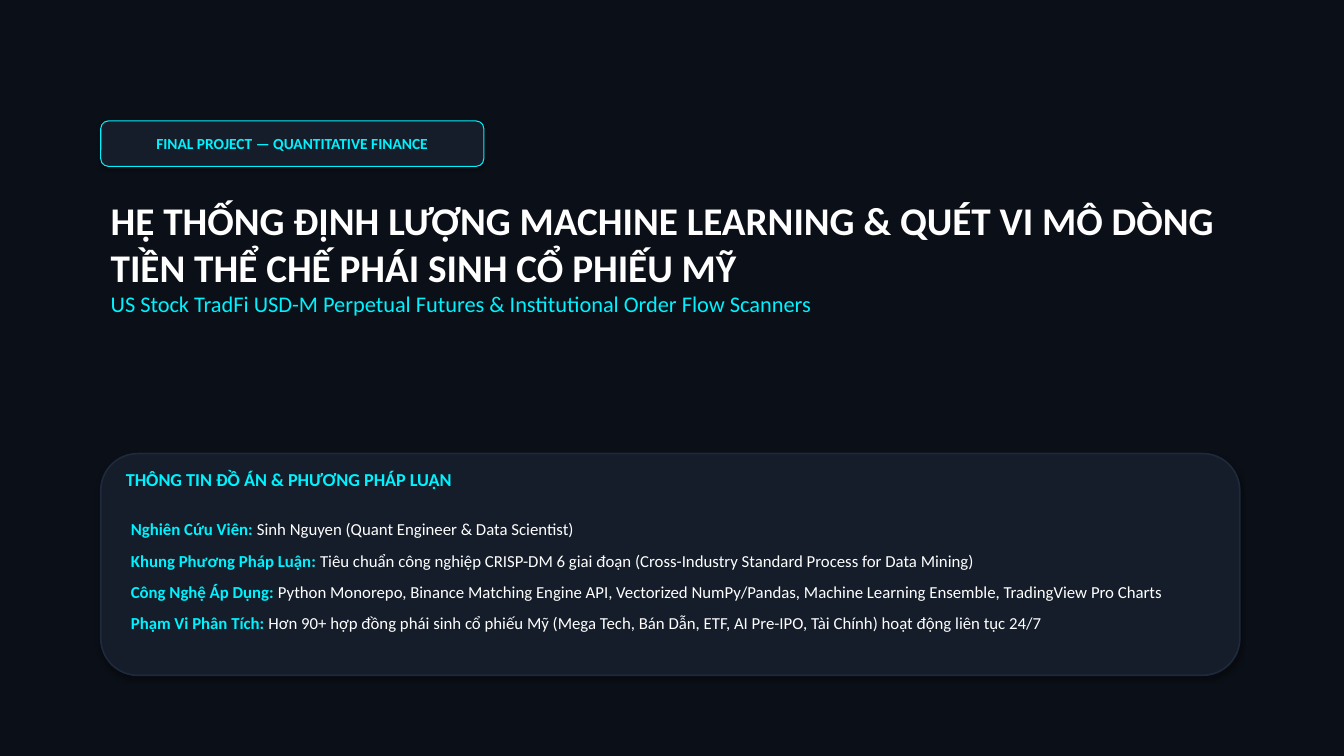
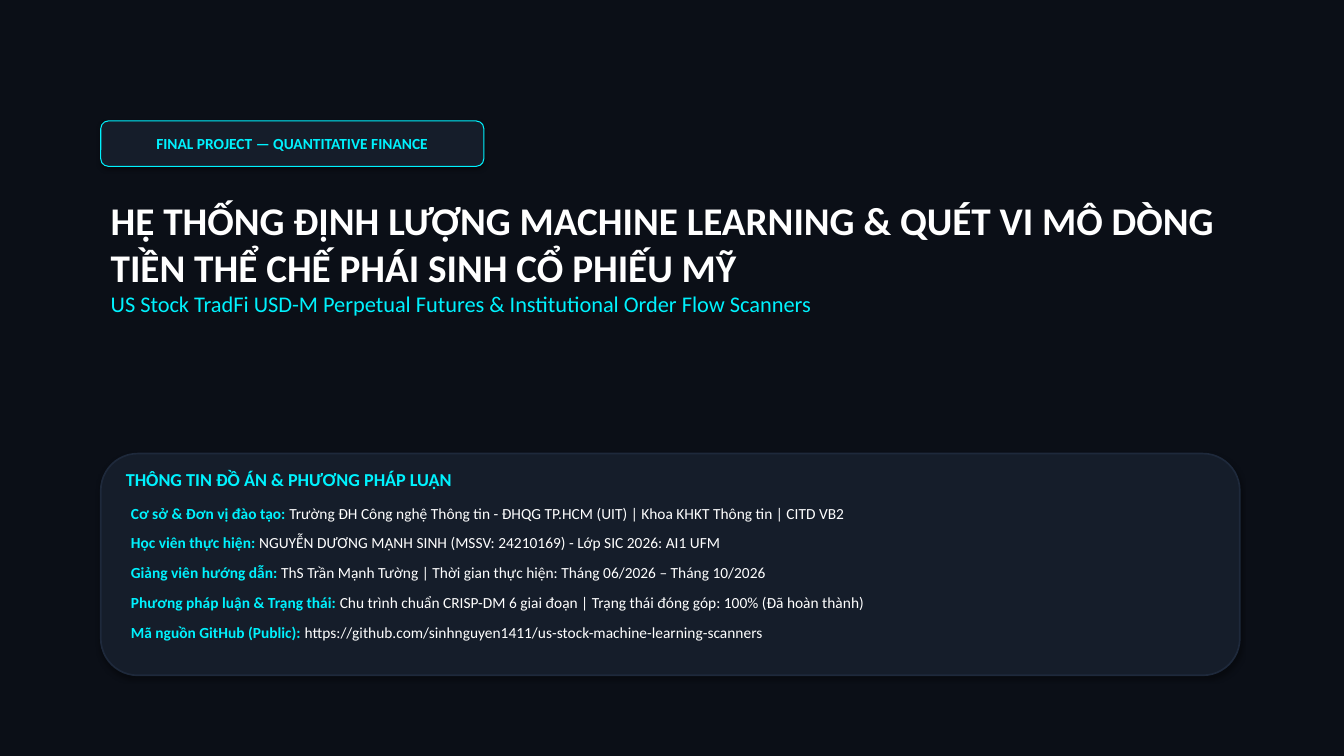
Before and after one commit to sinhnguyen1411/us-stock-machine-learning-scanners, a slide deck: slide 1 of final_project_us_stock_30_slides.pptx. Drawn at 1344x756 pixels with LibreOffice and Linux fonts; fonts in the diff are those of the drawing. Boxes give left, top, right and bottom in pixels: in the first picture for what was removed or moved away, otherwise in the second. Text is boxed around its words. In the diff, an @@ line names an element or a change of style, - is before the commit and + after.

Commit message:
feat(uit-sic2026): add official graduation project submission dossier, update public github links across report & slides

```diff
--- a/final_project_us_stock_30_slides.pptx
+++ b/final_project_us_stock_30_slides.pptx
@@ text at box(131, 508, 864, 641): text changed; size 12 to 11 pt @@
-Nghiên Cứu Viên: Sinh Nguyen (Quant Engineer & Data Scientist)
-Khung Phương Pháp Luận: Tiêu chuẩn công nghiệp CRISP-DM 6 giai đoạn (Cross-Industry Standard Process for Data Mining)
-Công Nghệ Áp Dụng: Python Monorepo, Binance Matching Engine API, Vectorized NumPy/Pandas, Machine Learning Ensemble, TradingView Pro Charts
-Phạm Vi Phân Tích: Hơn 90+ hợp đồng phái sinh cổ phiếu Mỹ (Mega Tech, Bán Dẫn, ETF, AI Pre-IPO, Tài Chính) hoạt động liên tục 24/7
+Cơ sở & Đơn vị đào tạo: Trường ĐH Công nghệ Thông tin - ĐHQG TP.HCM (UIT) | Khoa KHKT Thông tin | CITD VB2
+Học viên thực hiện: NGUYỄN DƯƠNG MẠNH SINH (MSSV: 24210169) - Lớp SIC 2026: AI1 UFM
+Giảng viên hướng dẫn: ThS Trần Mạnh Tường | Thời gian thực hiện: Tháng 06/2026 – Tháng 10/2026
+Phương pháp luận & Trạng thái: Chu trình chuẩn CRISP-DM 6 giai đoạn | Trạng thái đóng góp: 100% (Đã hoàn thành)
+Mã nguồn GitHub (Public): https://github.com/sinhnguyen1411/us-stock-machine-learning-scanners
```
Also in this commit, not shown: 1 other slide changed, 44 other files.
